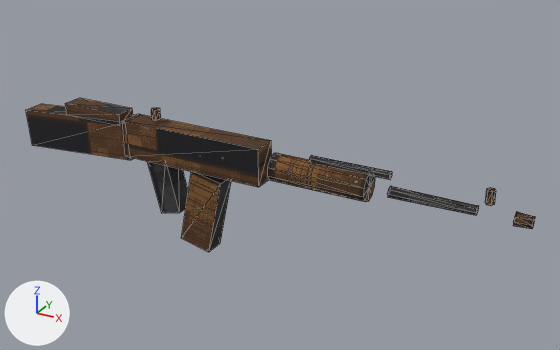
The glTF model exports/SM_Rifle_02.glb as it was, and as the next commit left it.
Before and after are seen from a 50 mm camera at (0.861, -1.215, 0.63) aimed at (0.167, 0.048, -0.001). Lighting does not change. The marker at lower left points along +X, +Y and +Z. The picture after the commit comes second. Mesh edges are drawn as thin lines. Vertices at exactly the same position are counted once.

In view in the first picture: 'SM_Rifle_02'.
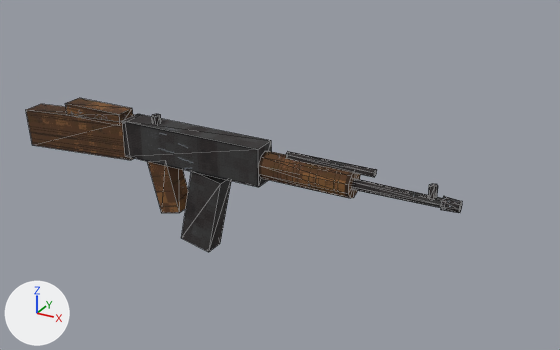
What changed in the scene script:
```text
Change me_sm_rifle_02:
    used by ob_sm_rifle_02; location = (0.0, 0.0, 0.0)
    remove me_sm_rifle_02.from_pydata(...)  # 140 vertices, 236 faces; spans x -0.453..0.675, y -0.027..0.027, z -0.181..0.11
    add me_sm_rifle_02.from_pydata(...)  # 140 vertices, 236 faces; spans x -0.453..0.551, y -0.027..0.027, z -0.181..0.096
    me_sm_rifle_02 part 1: the loose piece of 22 vertices spanning x 0.18..0.38, y -0.027..0.027, z 0.01..0.066 is scaled about its middle by (0.95, 1, 1), then moved by (-0.025, 0.0, 0.0)
    me_sm_rifle_02 part 2: the loose piece of 18 vertices spanning x 0.42..0.58, y -0.011..0.011, z 0.027..0.049 is scaled about its middle by (1.12, 1, 1), then moved by (-0.065, 0.0, 0.0)
    me_sm_rifle_02 part 3: the loose piece of 14 vertices spanning x 0.26..0.42, y -0.007..0.007, z 0.062..0.078 is scaled about its middle by (1.12, 1, 1), then moved by (-0.04, 0.0, -0.002)
    me_sm_rifle_02 part 4: the loose piece of 18 vertices spanning x 0.645..0.675, y -0.013..0.013, z 0.025..0.051 is moved by (-0.125, 0.0, 0.0)
    me_sm_rifle_02 part 5: the loose piece of 14 vertices spanning x -0.11..-0.09, y -0.009..0.009, z 0.088..0.11 is moved by (0.0, 0.0, -0.015)
    me_sm_rifle_02 part 6: the loose piece of 14 vertices spanning x 0.592..0.608, y -0.007..0.007, z 0.056..0.082 is moved by (-0.1, 0.0, -0.014)
    me_sm_rifle_02 part 7: texture (UV) coordinates of 236 of 236 faces, centred in x -0.451..0.675, y -0.027..0.027, z -0.176..0.11, changed; they spanned u 0.0..0.99, v 0.51..1.0 and now span u 0.0..1.0, v 0.0..1.0
```

Location of each change, (x1, y1, x2, y2) in pixels of the pictures (560 x 350 px; the box of a moved part takes in the faces that stretch with it):
'SM_Rifle_02', reshaped, surface changed (14% narrower)
    before: (26, 98, 535, 252)
    after: (26, 98, 462, 252)
part 1 of me_sm_rifle_02, moved or reshaped
    before: (267, 153, 375, 202)
    after: (258, 151, 360, 198)
part 2 of me_sm_rifle_02, moved or reshaped
    before: (388, 186, 479, 215)
    after: (352, 179, 442, 207)
part 3 of me_sm_rifle_02, moved or reshaped
    before: (309, 155, 392, 180)
    after: (286, 152, 377, 177)
part 4 of me_sm_rifle_02, moved or reshaped
    before: (513, 212, 535, 229)
    after: (440, 196, 462, 213)
part 5 of me_sm_rifle_02, moved or reshaped
    before: (151, 108, 161, 121)
    after: (152, 114, 161, 124)
part 6 of me_sm_rifle_02, moved or reshaped
    before: (485, 188, 496, 206)
    after: (428, 184, 438, 200)
part 7 of me_sm_rifle_02, surface changed
    before: (26, 98, 535, 252)
    after: (26, 98, 462, 252)
